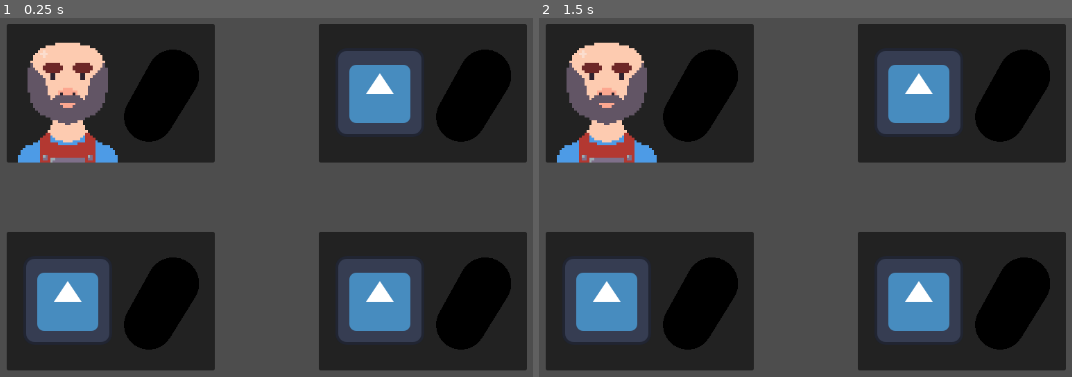
Above: before the commit, frames 1-2 (left to right).
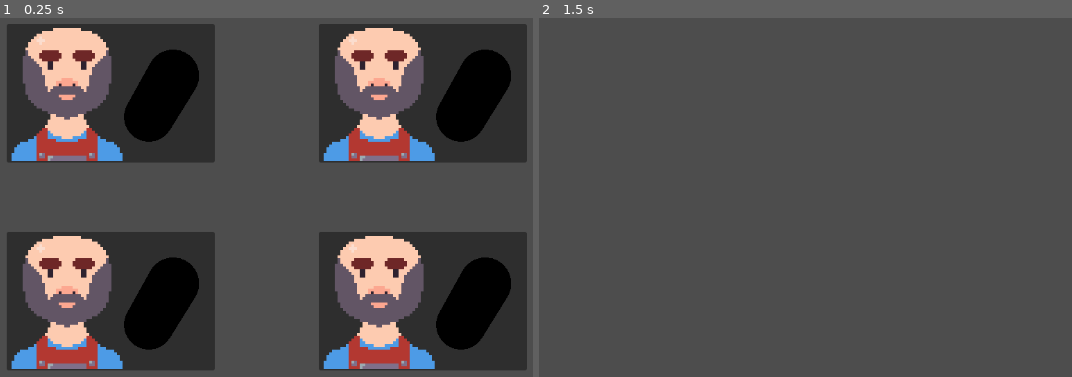
Above: after the commit, the same moments.

Repository: SUNTheBaer/lowball
Game: Godot game, scene res://levels/vendor_select.tscn
The game is run twice, just before and just after one commit, with the same random seed, the same clock (stepped at 60 frames per second) and the same inputs. The engine's default icon, where the game draws it, is replaced by a stand-in: a white triangle on a blue panel in a dark square.
Inputs (mouse positions are in pixels of both pictures, inside the frame that each line leads up to):
- Up to frame 1 (0.25 s): no input
- Up to frame 2 (1.5 s): click (650, 93) at 0.52 s; click (650, 93) at 1.27 s

The runs differ from the first frame. In frame 1, 20% of the frame differs, in the area x 2-82%, y 2-98%; in frame 2, 54%, in the area x 1-99%, y 1-99%.

Commit message:
Populating vendor select randomly

Diff:
--- /dev/null
+++ b/characters/vendor_panel_template.gd
@@ -0,0 +1,4 @@
+extends Panel
+
+func _on_button_pressed() -> void:
+	get_node("/root/SceneSwitcher").select_to_item_screen(get_node("VendorSprite").name, get_node("SubViewport/MeshInstance3D").name)
--- a/characters/vendor_panel_template.tscn
+++ b/characters/vendor_panel_template.tscn
@@ -1,5 +1,6 @@
 [gd_scene format=3 uid="uid://b4cmdsdhan5wh"]
 
+[ext_resource type="Script" uid="uid://bwb4pmd65qd4i" path="res://characters/vendor_panel_template.gd" id="1_dsbx6"]
 [ext_resource type="Texture2D" uid="uid://b2y8lo7et7f6r" path="res://assets/icon.svg" id="1_gw6ef"]
 
 [sub_resource type="ViewportTexture" id="ViewportTexture_65khg"]
@@ -13,14 +14,10 @@
 [node name="VendorPanelTemplate" type="Panel" unique_id=2077156705]
 offset_right = 300.0
 offset_bottom = 200.0
-
-[node name="Button" type="Button" parent="." unique_id=1298604402]
-layout_mode = 0
-offset_right = 300.0
-offset_bottom = 200.0
+script = ExtResource("1_dsbx6")
 
 [node name="VendorSprite" type="Sprite2D" parent="." unique_id=2137204921]
-position = Vector2(88, 99)
+position = Vector2(87, 70)
 texture = ExtResource("1_gw6ef")
 
 [node name="TextureRect" type="TextureRect" parent="." unique_id=1749299312]
@@ -42,3 +39,11 @@
 transform = Transform3D(0.873874, 0.4744609, 0.10597633, -0.38514757, 0.80868596, -0.4446216, -0.29665712, 0.3477268, 0.8894272, 0, 0, 0)
 material_override = SubResource("StandardMaterial3D_65khg")
 mesh = SubResource("CapsuleMesh_65khg")
+
+[node name="Button" type="Button" parent="." unique_id=1298604402]
+visibility_layer = 0
+layout_mode = 0
+offset_right = 300.0
+offset_bottom = 200.0
+
+[connection signal="pressed" from="Button" to="." method="_on_button_pressed"]
--- a/characters/vendor_shopkeep.tscn
+++ b/characters/vendor_shopkeep.tscn
@@ -1,6 +1,6 @@
 [gd_scene format=3 uid="uid://bbpkl1j2c1hsa"]
 
-[ext_resource type="Texture2D" uid="uid://daqvf0jiu7ojl" path="res://assets/Shopkeeper.png" id="1_8m41w"]
+[ext_resource type="Texture2D" uid="uid://daqvf0jiu7ojl" path="res://assets/vendors/shopkeeper.png" id="1_8m41w"]
 
 [sub_resource type="ViewportTexture" id="ViewportTexture_65khg"]
 viewport_path = NodePath("SubViewport")
--- /dev/null
+++ b/levels/vendor_item_screen.tscn
@@ -0,0 +1,3 @@
+[gd_scene format=3 uid="uid://c7fx1xd2ylt2a"]
+
+[node name="VendorItemScreen" type="Node2D" unique_id=1170594701]
--- /dev/null
+++ b/levels/vendor_select.gd
@@ -0,0 +1,41 @@
+extends Node2D
+
+var vendor_panels = []
+var vendor_sprites = []
+
+# Called when the node enters the scene tree for the first time.
+func _ready() -> void:
+	load_vendor_sprites()
+
+	vendor_panels = [get_node("VendorPanelTemplate1"), get_node("VendorPanelTemplate2"), get_node("VendorPanelTemplate3"), get_node("VendorPanelTemplate4")]
+	for vendor_panel in vendor_panels:
+		vendor_panel.get_node("VendorSprite").set_texture(vendor_sprites.pick_random())
+
+	#TODO
+	#Ensure same vendor doesn't get selected twice
+	#Change name of node so that scene_switcher can use node name for parameter
+	#Populate items randomly
+
+func load_vendor_sprites():
+	var vendor_sprite_paths = []
+	var path = "res://assets/vendors/"
+	var dir = DirAccess.open(path)
+
+	# Iterate through vendor sprite directory, adding all paths to array
+	if dir:
+		dir.list_dir_begin()
+		var file_name = dir.get_next()
+
+		while file_name != "":
+			if not dir.current_is_dir() and file_name.ends_with(".png"):
+				vendor_sprite_paths.append(path + "/" + file_name)
+			file_name = dir.get_next()
+		dir.list_dir_end()
+	else:
+		print("An error occurred when trying to access the path.")
+
+	# Iterate through vendor sprite paths array and load sprites into array
+	for sprite_path in vendor_sprite_paths:
+		var image = Image.load_from_file(sprite_path)
+		var texture = ImageTexture.create_from_image(image)
+		vendor_sprites.append(texture)
--- a/levels/vendor_select.tscn
+++ b/levels/vendor_select.tscn
@@ -1,11 +1,12 @@
 [gd_scene format=3 uid="uid://o3erh0y7xbcp"]
 
-[ext_resource type="PackedScene" uid="uid://bbpkl1j2c1hsa" path="res://characters/vendor_shopkeep.tscn" id="1_3ht5t"]
 [ext_resource type="PackedScene" uid="uid://b4cmdsdhan5wh" path="res://characters/vendor_panel_template.tscn" id="1_6r5jp"]
+[ext_resource type="Script" uid="uid://cc17j3arqu1t5" path="res://levels/vendor_select.gd" id="1_x3huo"]
 
 [node name="VendorSelect" type="Node2D" unique_id=287184111]
+script = ExtResource("1_x3huo")
 
-[node name="VendorPanelTemplate1" parent="." unique_id=2077156705 instance=ExtResource("1_3ht5t")]
+[node name="VendorPanelTemplate1" parent="." unique_id=2077156705 instance=ExtResource("1_6r5jp")]
 offset_left = 200.0
 offset_top = 75.0
 offset_right = 500.0
--- a/project.godot
+++ b/project.godot
@@ -15,6 +15,10 @@
 config/features=PackedStringArray("4.6", "Forward Plus")
 config/icon="res://assets/icon.svg"
 
+[autoload]
+
+SceneSwitcher="*uid://dm7gjh5xeshj8"
+
 [physics]
 
 3d/physics_engine="Jolt Physics"
--- /dev/null
+++ b/scene_switcher.gd
@@ -0,0 +1,10 @@
+extends Node
+
+var current_vendor = ""
+var current_item = ""
+
+func select_to_item_screen(vendor, item):
+
+	current_vendor = vendor
+	current_item = item
+	get_tree().change_scene_to_file("res://levels/vendor_item_screen.tscn")
Renamed: assets/Shopkeeper.png -> assets/vendors/shopkeeper.png
Not shown, changed: assets/vendors/shopkeeper.png.import
Not shown, added: characters/vendor_panel_template.gd.uid
Not shown, added: levels/vendor_select.gd.uid
Not shown, added: scene_switcher.gd.uid
